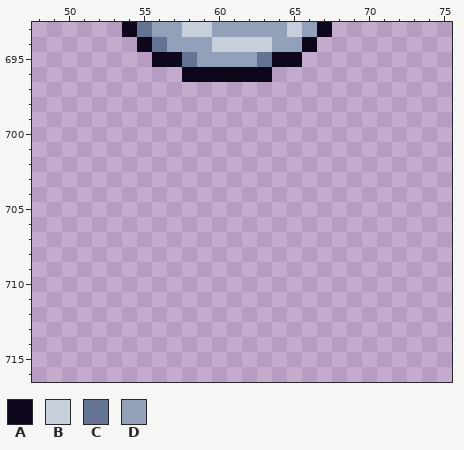
A pixel-art file gets an edit: BurningKnight/mockups.ase. This is how it looked before the edit.
256x891 pixels, 1 frame. Shown: x 48..75, y 693..716.
Palette (. is transparent): A #0e071b  B #c7cfdd  C #657392  D #92a1b9
Pixels before, first column x 54:
693 ACDDBBDDDDDBDA
694 .ACDDDBBBBDDA.
695 ..AACDDDDCAA..
696 ....AAAAAA....
The result:
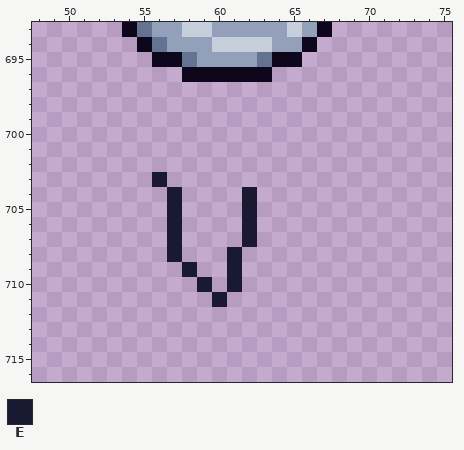
Colours new in this view: E #1a1932
The exact change:
Colour E now appears in row 703 at x 56; in rows 704 to 707 at x 57 and 62; in row 708 at x 57 and 61; in row 709 at x 58 and 61; in row 710 at x 59 and 61; in row 711 at x 60.
